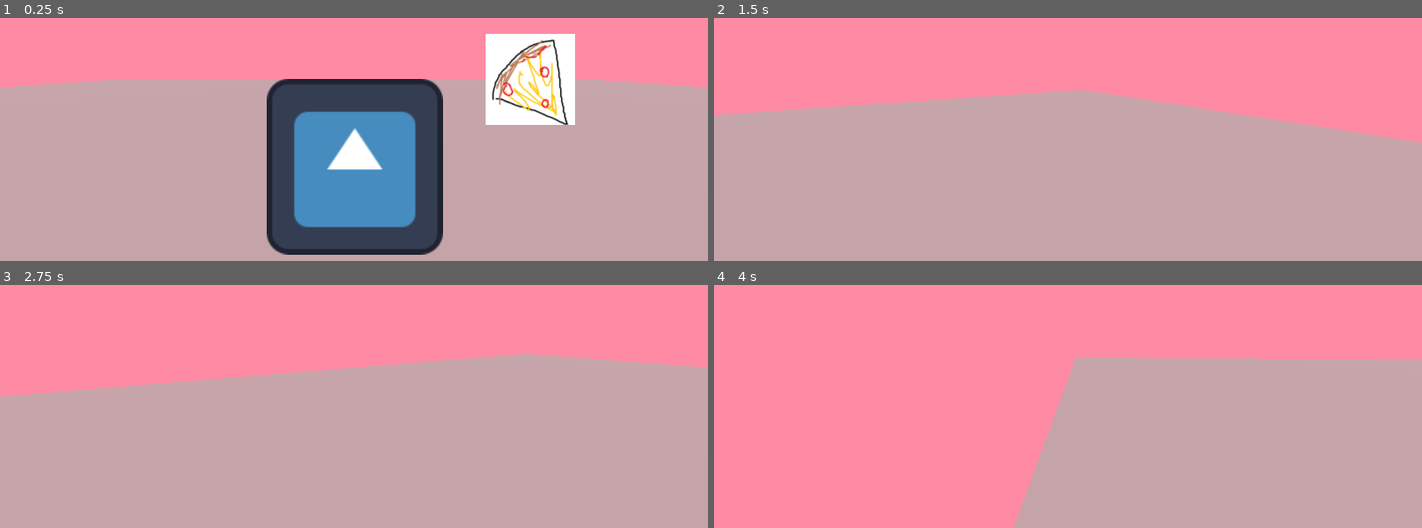
Above: before the commit, frames 1-4 (two rows, left to right).
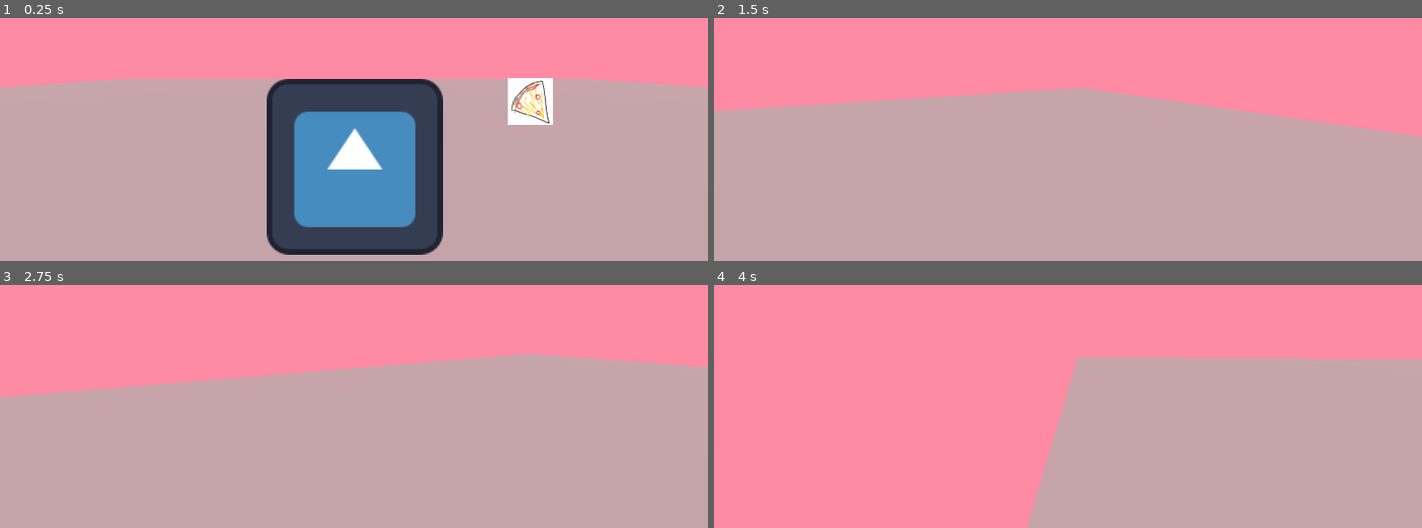
Above: after the commit, the same moments.

Repository: squarepear/snatch-n-sniff
Game: Godot game, scene res://convention/convention.tscn
The game is run twice, just before and just after one commit, with the same random seed, the same clock (stepped at 60 frames per second) and the same inputs. The engine's default icon, where the game draws it, is replaced by a stand-in: a white triangle on a blue panel in a dark square.
Inputs (mouse positions are in pixels of both pictures, inside the frame that each line leads up to):
- Up to frame 1 (0.25 s): no input
- Up to frame 2 (1.5 s): tap Enter at 0.5 s; move the mouse to (1103, 61) at 0.52 s; hold W (move_forward) from 0.53 s (still down); tap Space (jump) at 0.77 s; move the mouse to (1032, 64) at 1.27 s
- Up to frame 3 (2.75 s): keep holding W (move_forward); tap Space (jump) at 1.52 s; move the mouse to (368, 321) at 2.02 s
- Up to frame 4 (4 s): keep holding W (move_forward); move the mouse to (1060, 336) at 2.77 s; tap Space (jump) at 3.02, 3.77 s; move the mouse to (1117, 333) at 3.52 s

The runs differ from the first frame. In frame 1, 4.1% of the frame differs, in the area x 68-82%, y 6-44%; in frame 2, 1.4%; in frame 3, 0.2%; in frame 4, 0.8%.

Commit message:
Automate collision create

Diff:
--- /dev/null
+++ b/project/common/sprite_body.gd
@@ -0,0 +1,13 @@
+class_name SpriteBody
+extends Sprite3D
+
+func _ready():
+	pixel_size = 0.0025
+	billboard = BaseMaterial3D.BILLBOARD_FIXED_Y
+	var body: StaticBody3D = preload("res://sniffable/sniffableBody.tscn").instantiate()
+	var size := get_item_rect().size * pixel_size
+	var cylinder: CylinderShape3D = body.get_child(0).shape
+	add_child(body)
+	cylinder.height = size.y
+	cylinder.radius = size.x / 2
+	global_position.y += size.y / 2
--- a/project/sniffable/pizza/pizza.tscn
+++ b/project/sniffable/pizza/pizza.tscn
@@ -1,23 +1,8 @@
-[gd_scene load_steps=4 format=3 uid="uid://b6cb3vsxysnor"]
+[gd_scene load_steps=3 format=3 uid="uid://b6cb3vsxysnor"]
 
 [ext_resource type="Texture2D" uid="uid://vwf8vnyyao84" path="res://sniffable/pizza/pizza.png" id="1_loctg"]
 [ext_resource type="Script" path="res://sniffable/sniffable.gd" id="2_5b4kx"]
 
-[sub_resource type="CylinderShape3D" id="CylinderShape3D_tsl14"]
-height = 0.954441
-radius = 0.556963
-
-[node name="Pizza" type="StaticBody3D"]
-
-[node name="Sprite3D" type="Sprite3D" parent="."]
-transform = Transform3D(1, 0, 0, 0, 1, 0, 0, 0, 1, 0, 0.5, 0)
-pixel_size = 0.005
-billboard = 2
+[node name="Pizza" type="Sprite3D"]
 texture = ExtResource("1_loctg")
-
-[node name="CollisionShape3D" type="CollisionShape3D" parent="."]
-transform = Transform3D(1, 0, 0, 0, 1, 0, 0, 0, 1, 0, 0.5, 0)
-shape = SubResource("CylinderShape3D_tsl14")
-
-[node name="Sniffable" type="Node" parent="."]
 script = ExtResource("2_5b4kx")
--- a/project/sniffable/sniffable.gd
+++ b/project/sniffable/sniffable.gd
@@ -1,5 +1,5 @@
 class_name Sniffable
-extends Node
+extends SpriteBody
 
 # Everything snatchable is sniffable
 signal snatched
--- a/project/sniffable/sniffable.tscn
+++ /dev/null
@@ -1,6 +0,0 @@
-[gd_scene load_steps=2 format=3 uid="uid://cjl5fkao7tssk"]
-
-[ext_resource type="Script" path="res://sniffable/sniffable.gd" id="1_s6qfq"]
-
-[node name="Sniffable" type="Node"]
-script = ExtResource("1_s6qfq")
--- /dev/null
+++ b/project/sniffable/sniffableBody.tscn
@@ -0,0 +1,10 @@
+[gd_scene load_steps=2 format=3 uid="uid://yebbi0li0we1"]
+
+[sub_resource type="CylinderShape3D" id="CylinderShape3D_8ai4c"]
+height = 0.954441
+radius = 0.556963
+
+[node name="SniffableBody" type="StaticBody3D"]
+
+[node name="CollisionShape3D" type="CollisionShape3D" parent="."]
+shape = SubResource("CylinderShape3D_8ai4c")
